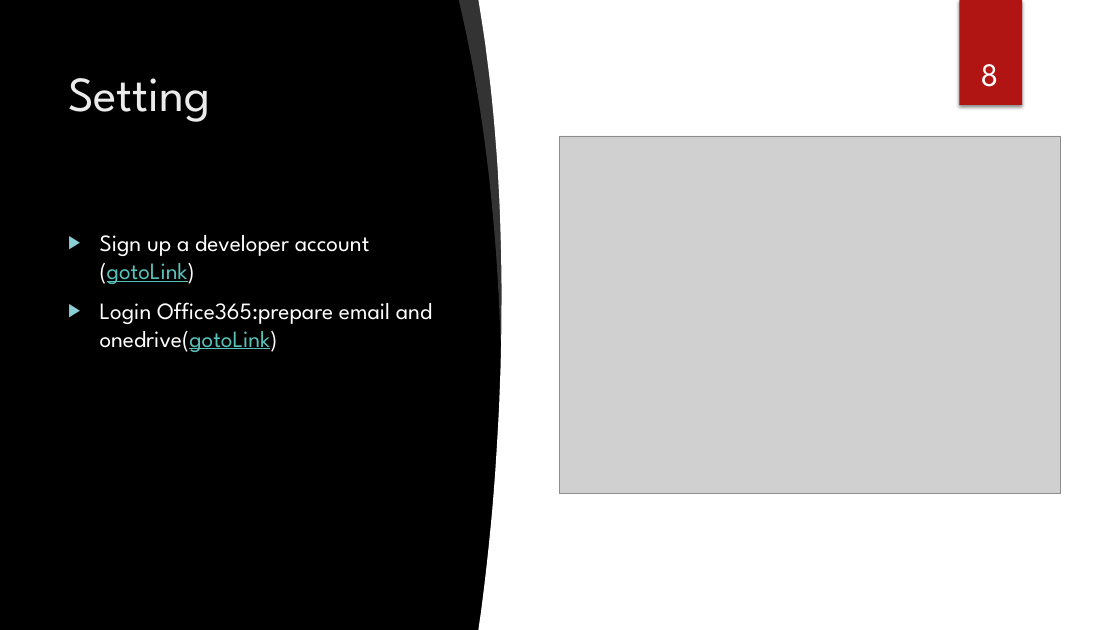
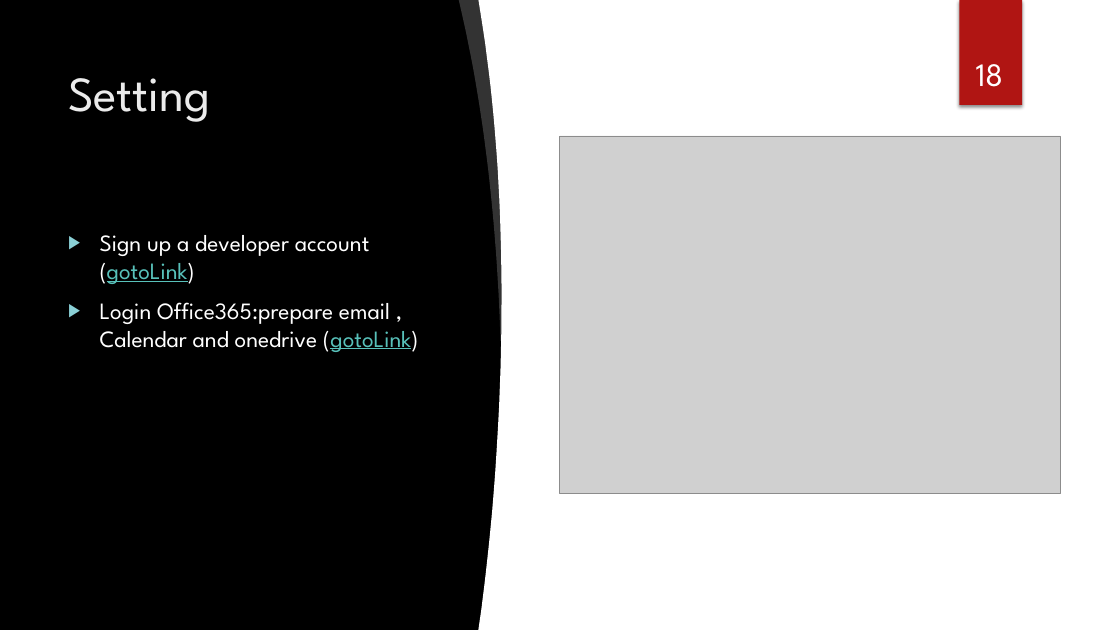
Before and after one commit to Johndgnzj/FCULab.GraphAndBot, a slide deck: slide 18 of Documents/Workshop-Day1_MicrosoftGraphAPI.pptx (slide 8 before the commit). Drawn at 1120x630 pixels with LibreOffice and Linux fonts; fonts in the diff are those of the drawing; grey boxes stand for pictures; background and template pictures are left out. Boxes give left, top, right and bottom in pixels: in the first picture for what was removed or moved away, otherwise in the second. Text is boxed around its words. In the diff, an @@ line names an element or a change of style, - is before the commit and + after.

Commit message:
v2.0

```diff
--- a/Documents/Workshop-Day1_MicrosoftGraphAPI.pptx
+++ b/Documents/Workshop-Day1_MicrosoftGraphAPI.pptx
@@ page number at [976,64,1004,87]: text changed @@
-8
+18
@@ text at [100,302,419,352]: text changed @@
-▶ Login Office365:prepare email and onedrive(gotoLink)
+▶ Login Office365:prepare email , Calendar and onedrive (gotoLink)
```
Also in this commit, not shown: 7 other slides changed, 10 slides added.
